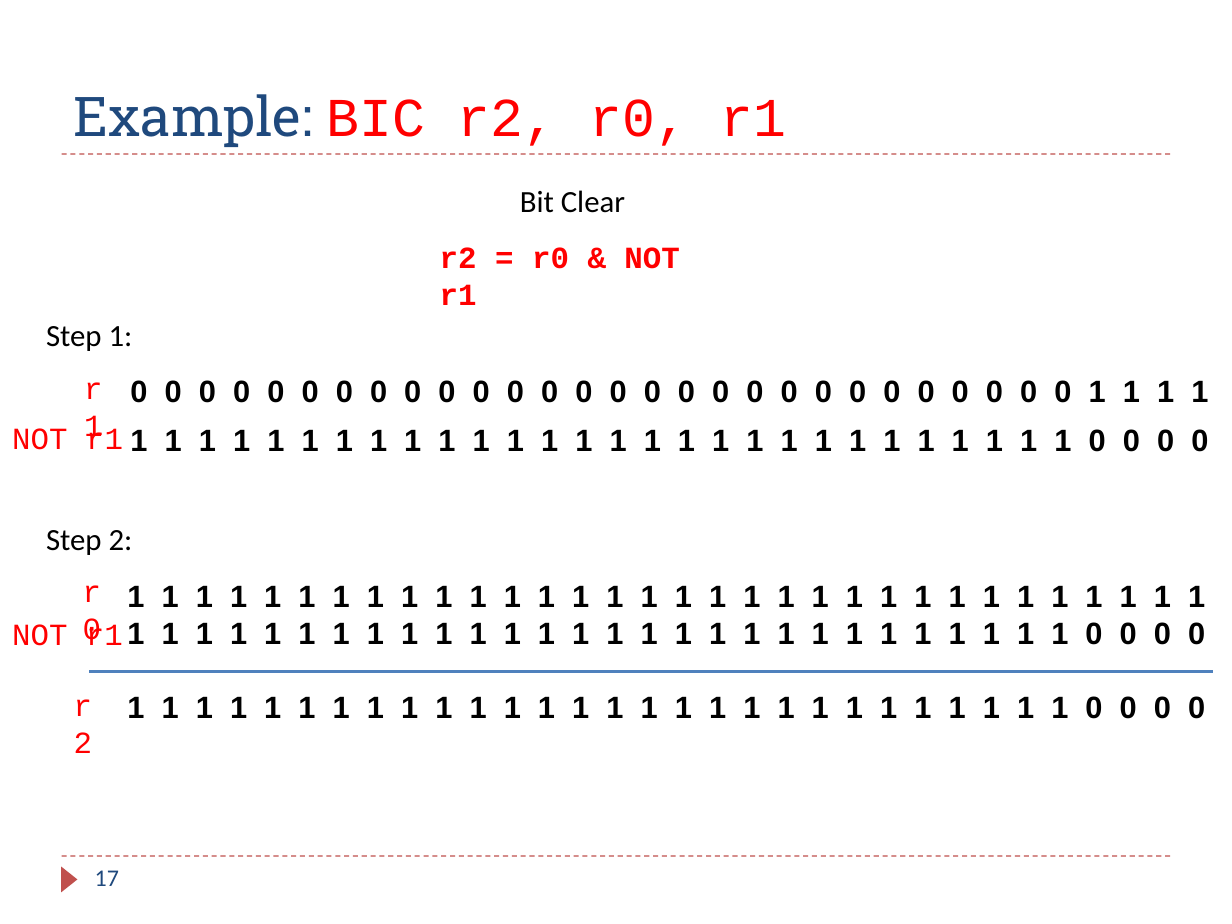
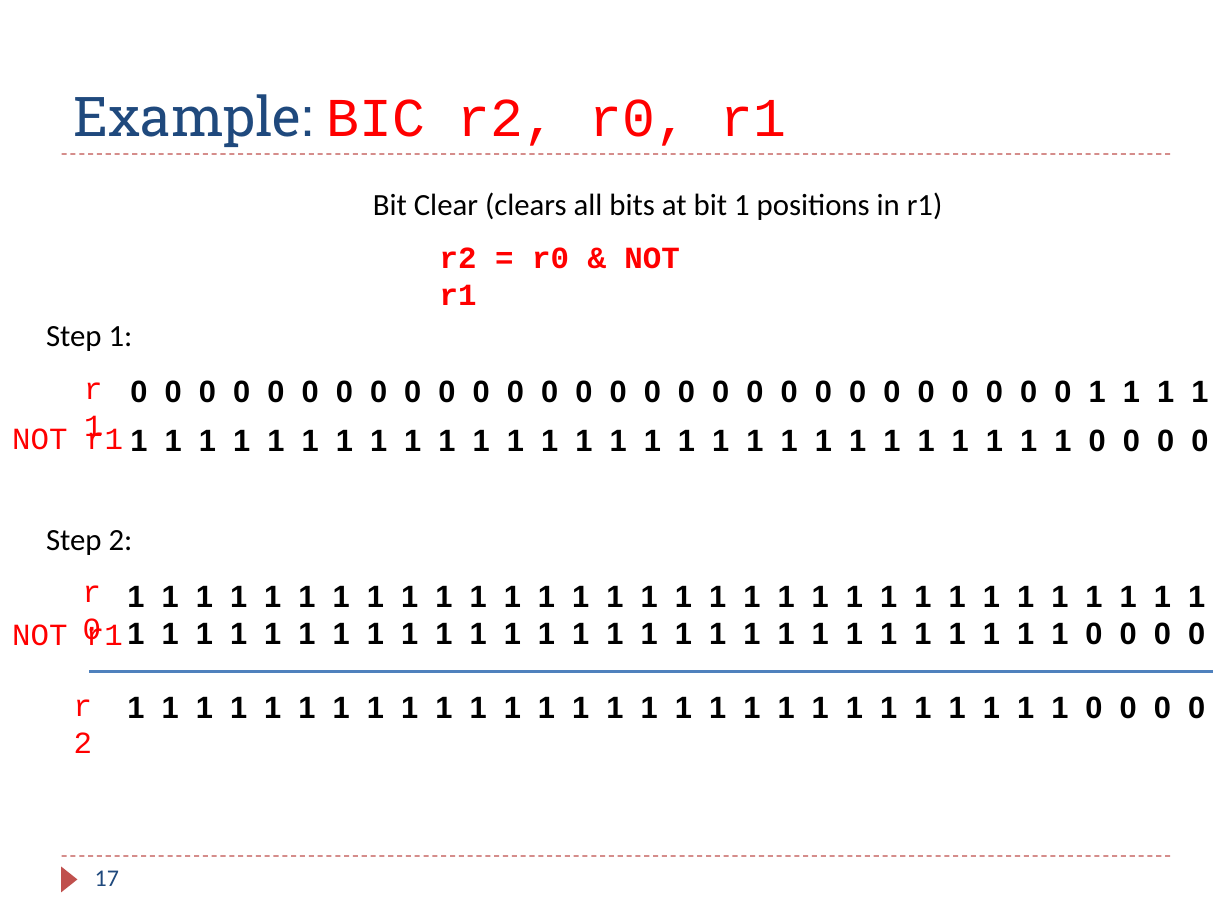
Before and after one commit to guhofstra/CSC111Fa25, a slide deck: slide 17 of PPTs/Ch4_ARM_Arithmetic_Logic.pptx. Drawn at 1232x924 pixels with LibreOffice and Linux fonts; fonts in the diff are those of the drawing. Boxes give left, top, right and bottom in pixels: in the first picture for what was removed or moved away, otherwise in the second. Text is boxed around its words. In the diff, an @@ line names an element or a change of style, - is before the commit and + after.

```diff
--- a/PPTs/Ch4_ARM_Arithmetic_Logic.pptx
+++ b/PPTs/Ch4_ARM_Arithmetic_Logic.pptx
@@ text at (373,192,943,220): text changed @@
-Bit Clear
+Bit Clear (clears all bits at bit 1 positions in r1)
```
Also in this commit, not shown: 3 other slides changed, 2 other files.
